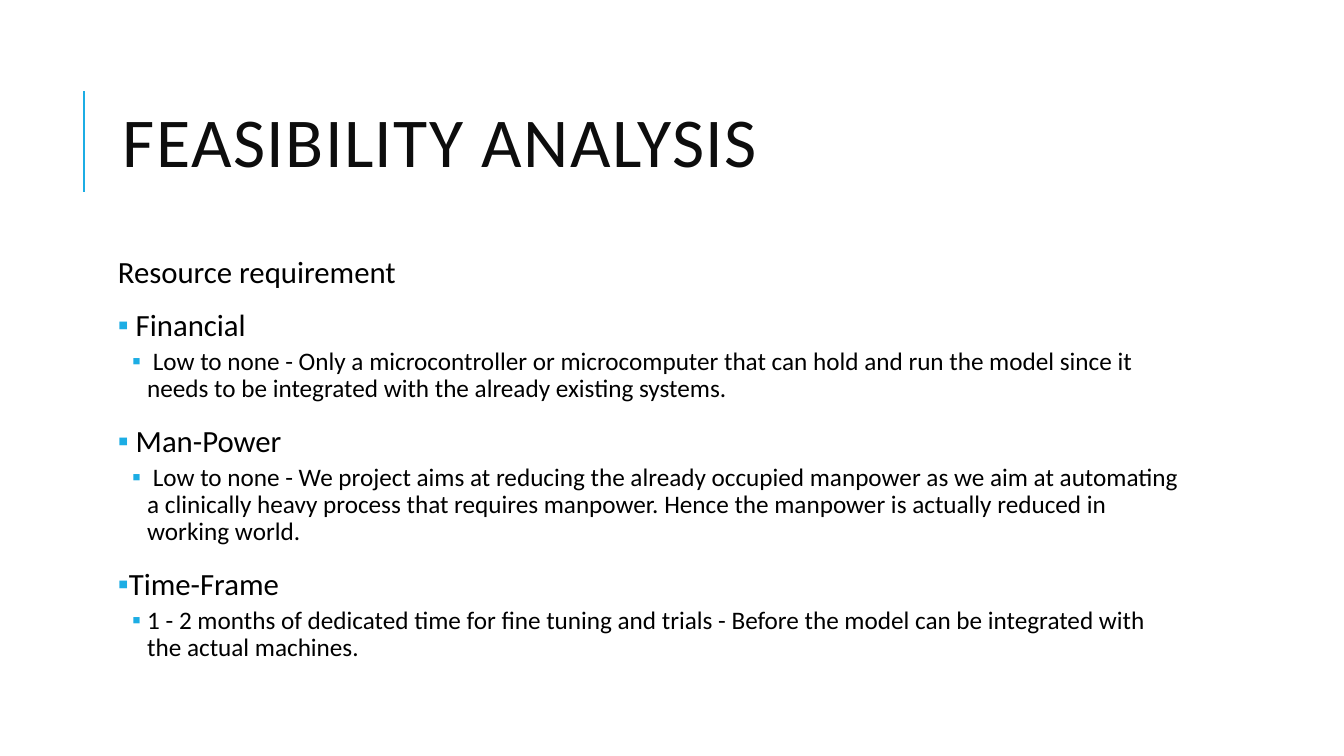
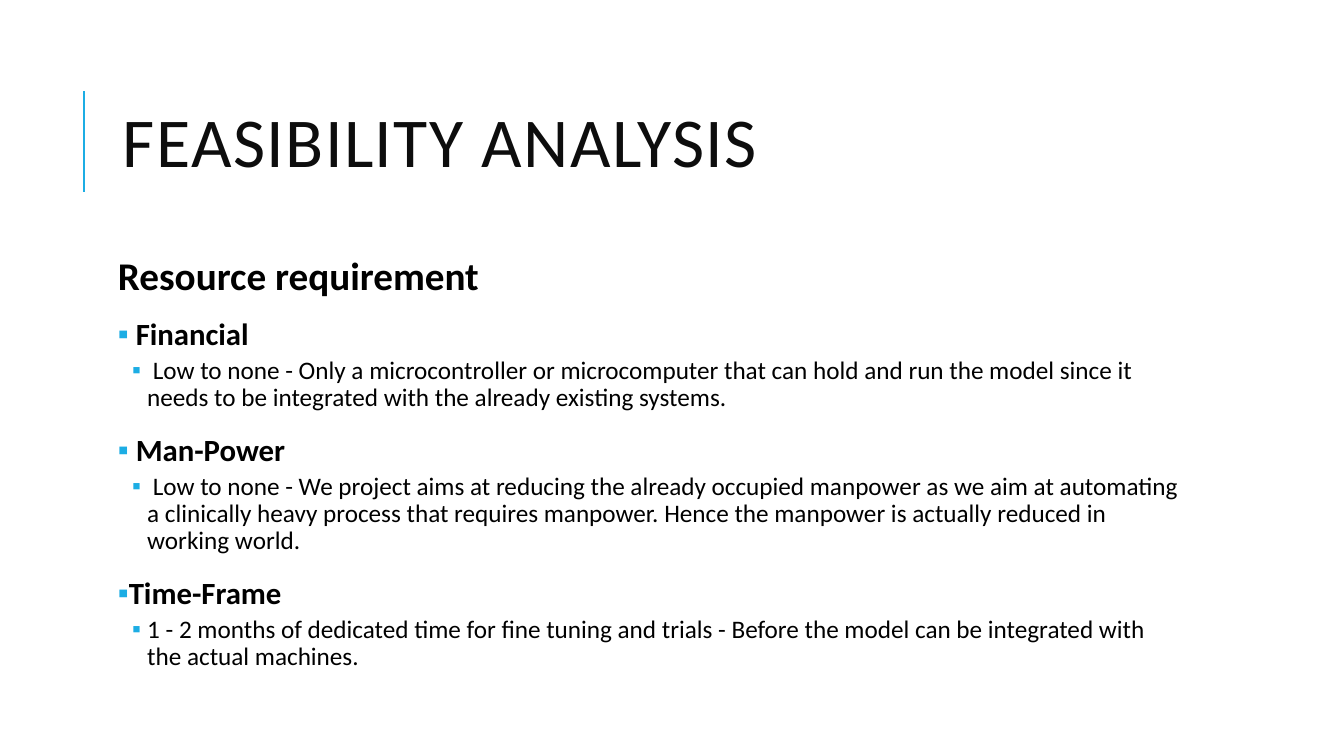
Before and after one commit to hmmmanshu/Ventilator-Pressure-Prediction, a slide deck: slide 12 of Presentation.ppsx (slide 10 before the commit). Drawn at 1344x756 pixels with LibreOffice and Linux fonts; fonts in the diff are those of the drawing. Boxes give left, top, right and bottom in pixels: in the first picture for what was removed or moved away, otherwise in the second. Text is boxed around its words. In the diff, an @@ line names an element or a change of style, - is before the commit and + after.

```diff
--- a/Presentation.ppsx
+++ b/Presentation.ppsx
@@ text at (x1=118, y1=262, x2=479, y2=605): size 22 to 28 pt in "Resource requirement"; bold on in "Resource requirement", "Financial", "Man-Power", "Time-Frame" @@
```
Also in this commit, not shown: 5 other slides changed, 2 slides added.
